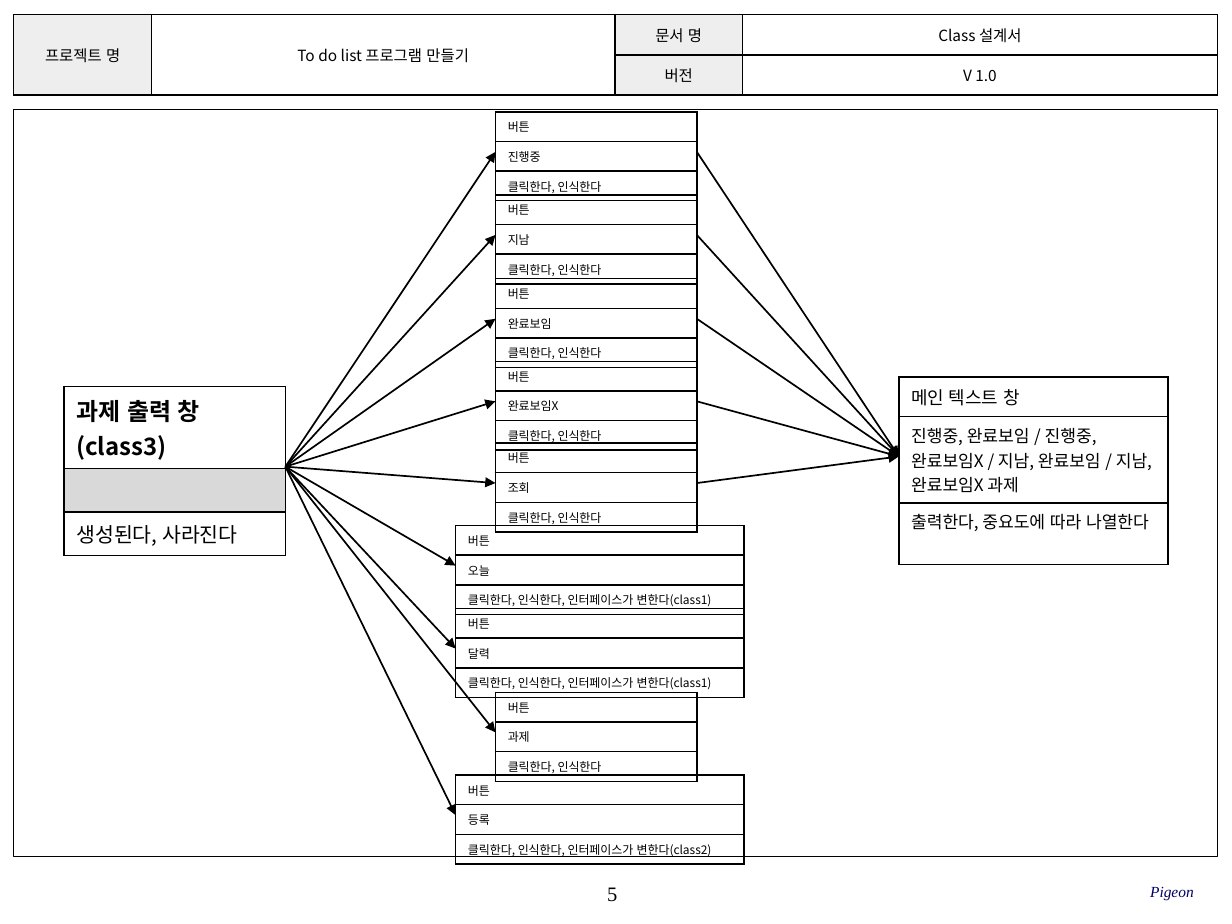
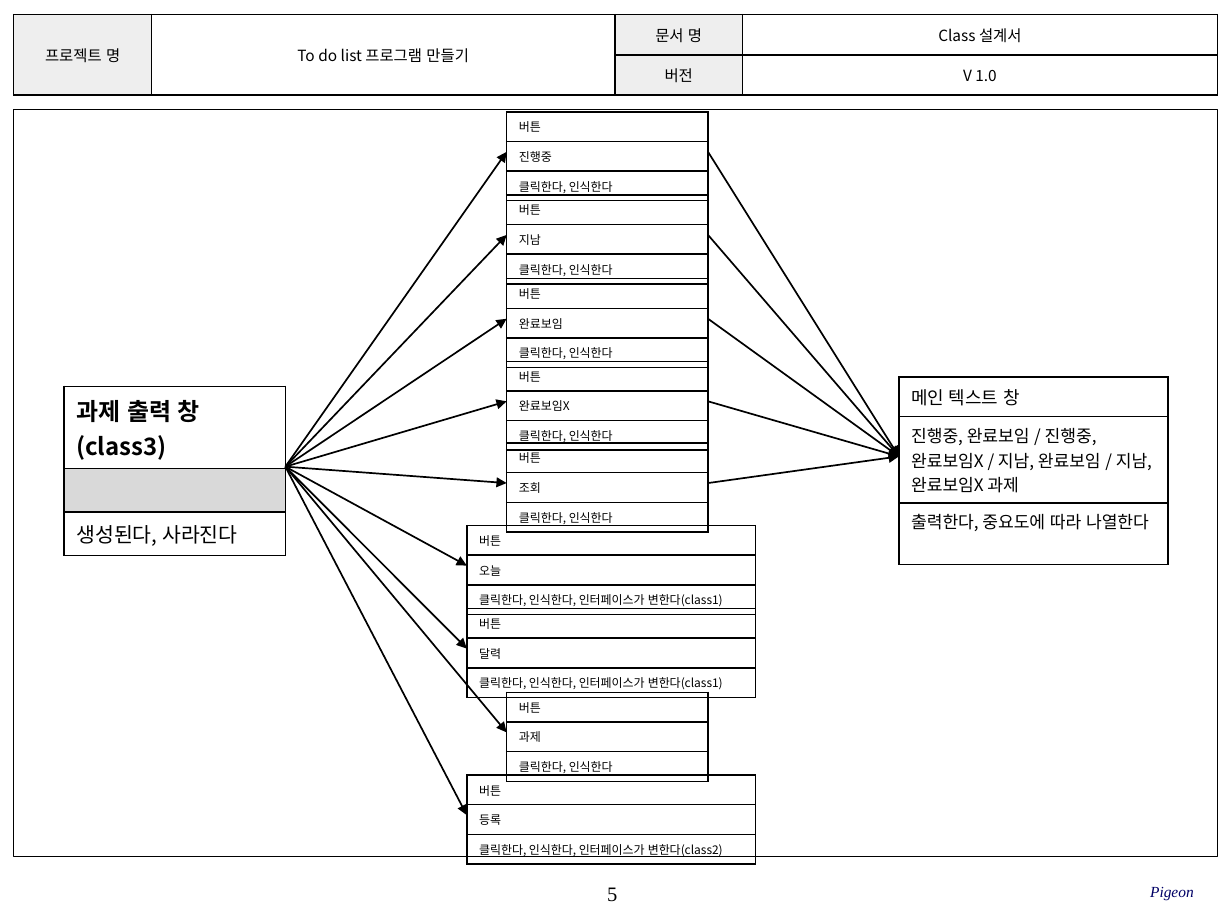
Before and after one commit to SE-admin/9, a slide deck: slide 5 of doc/3_ 설계서/Class Design_9_pigeon.pptx. Drawn at 1232x924 pixels with LibreOffice and Linux fonts; fonts in the diff are those of the drawing; background and template pictures are left out. Boxes give left, top, right and bottom in pixels: in the first picture for what was removed or moved away, otherwise in the second. Text is boxed around its words. In the diff, an @@ line names an element or a change of style, - is before the commit and + after.

```diff
--- a/doc/3_ 설계서/Class Design_9_pigeon.pptx
+++ b/doc/3_ 설계서/Class Design_9_pigeon.pptx
@@ arrow moved from (286, 467) - (495, 152) to (286, 467) - (506, 152) @@
@@ arrow moved from (697, 152) - (899, 456) to (708, 152) - (899, 456) @@
@@ arrow moved from (286, 467) - (495, 235) to (286, 467) - (506, 235) @@
@@ arrow moved from (697, 235) - (899, 456) to (708, 235) - (899, 456) @@
@@ 9 tables moved together from (x1=456, y1=112, x2=744, y2=861) to (x1=467, y1=112, x2=755, y2=861) @@
@@ arrow moved from (286, 467) - (495, 319) to (286, 467) - (506, 319) @@
@@ arrow moved from (697, 319) - (899, 456) to (708, 319) - (899, 456) @@
@@ arrow moved from (286, 467) - (495, 402) to (286, 467) - (506, 402) @@
@@ arrow moved from (697, 402) - (899, 456) to (708, 402) - (899, 456) @@
@@ arrow moved from (286, 467) - (456, 816) to (286, 467) - (467, 816) @@
@@ arrow moved from (286, 467) - (495, 732) to (286, 467) - (506, 732) @@
@@ arrow moved from (286, 467) - (456, 648) to (286, 467) - (467, 648) @@
@@ arrow moved from (286, 467) - (456, 565) to (286, 467) - (467, 565) @@
@@ arrow moved from (286, 467) - (495, 483) to (286, 467) - (506, 483) @@
@@ arrow moved from (697, 483) - (899, 456) to (708, 483) - (899, 456) @@
```
Also in this commit, not shown: 1 other slide changed, 3 other files.
